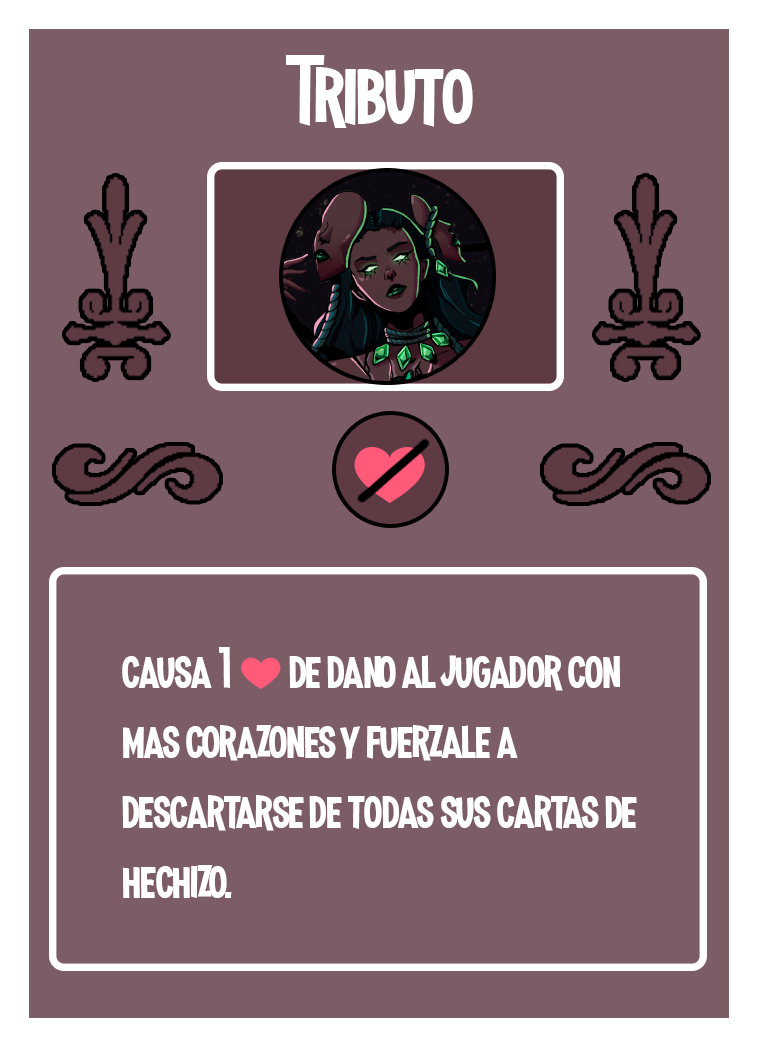
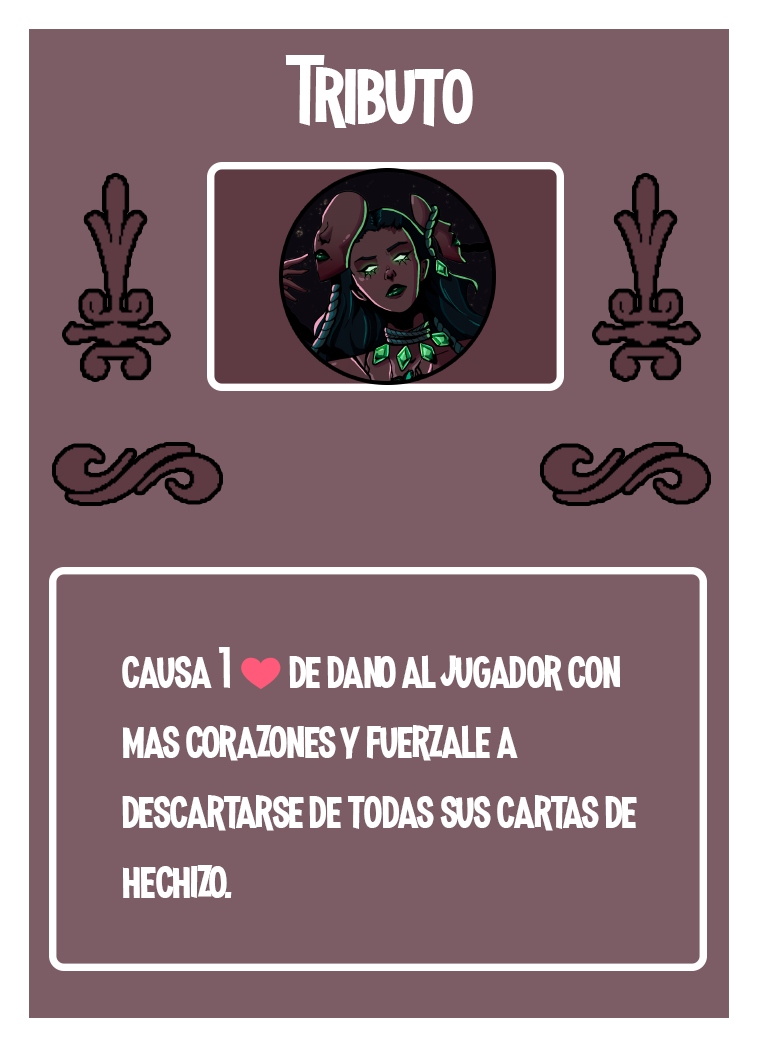
Revision of a layered 758px x 1047px image; what changed, layer by layer:
removed layer "Capa 8" over [354, 437, 431, 504]
removed layer "Elipse 1 copia 2" over [336, 415, 445, 524]